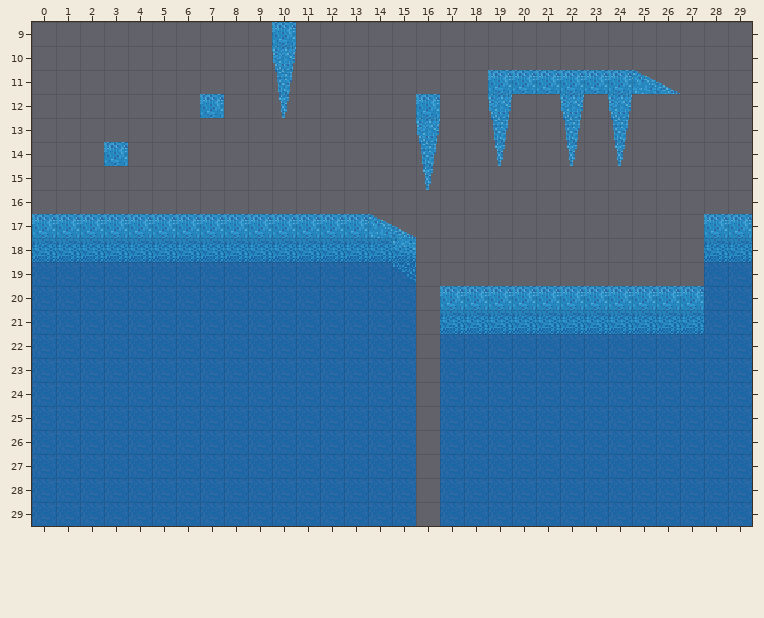
Two states of a Tiled map, hbtl/assets/maps/ice/ice_3.tmx. That is the earlier state.
Cells are 16x16 px. Shown: x 0..29, y 9..29.
The result:
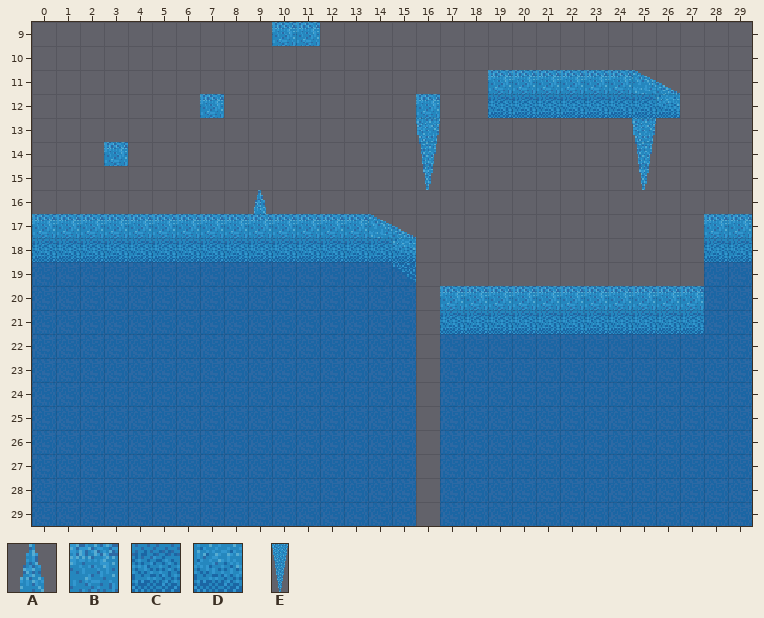
Key: from "ice": A 3, B 4, C 8, D 10; from "obstacles": E 0 "stalactite".
_ is an empty cell.
Change:
Layer "walls":
y 9: x 11 _ -> B
y 12: x 19..26 ________ -> CCCCCCCD
Layer "obstacles":
y 12: x 10 E -> _
y 14: x 19 E -> _; x 22 E -> _; x 24 E -> _
y 15: x 25 _ -> E
y 16: x 9 _ -> A
